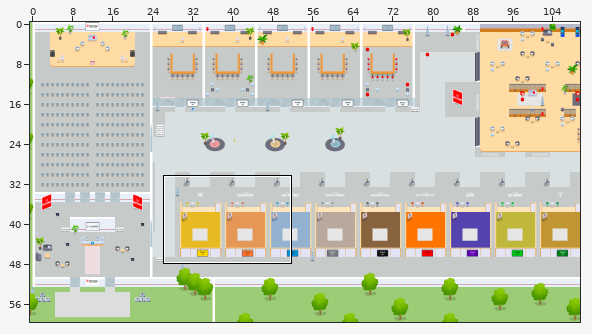
Two states of a Tiled map (JSON), map.tmj. The first picture is a wide view before the edit; the outline marks the close-up.
Close-up. Before the commit:
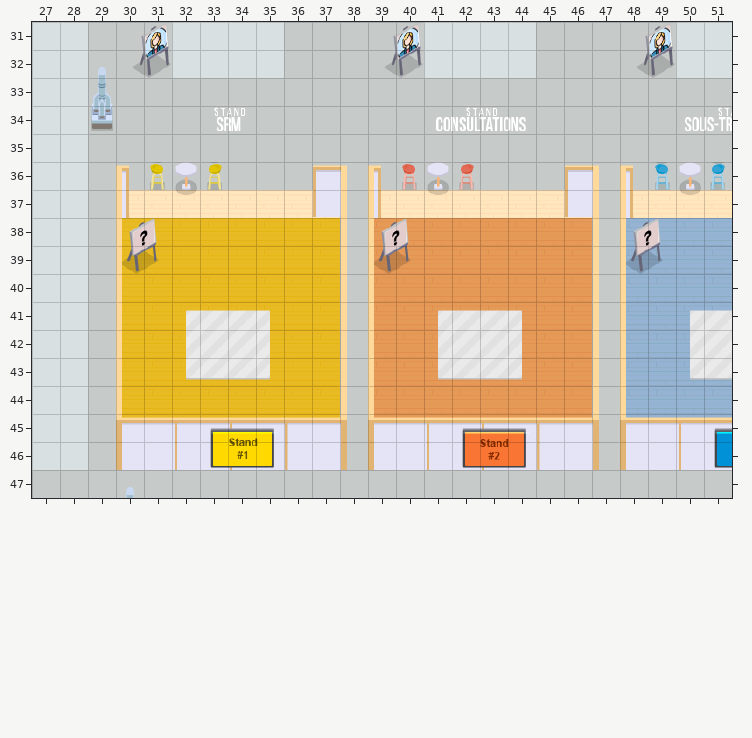
Cells are 32x32 px. Shown: x 27..51, y 31..47. The commit also changed other parts of the map, which this record leaves out.
After:
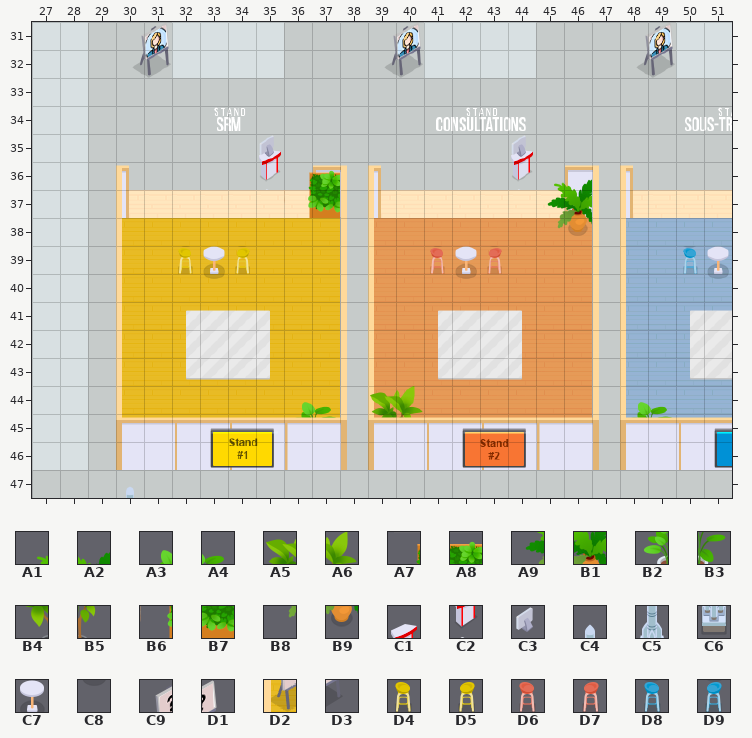
Key: from "Flat_Office": A1 23, A2 24, A3 26, A4 27, A5 28, A6 29, A7 76, A8 77, A9 87, B1 88, B2 90, B3 91, B4 92, B5 93, B6 140, B7 141, B8 151, B9 152, C1 210 flipped left-right, C2 274 flipped left-right, C3 339 flipped left-right, C4 348, C5 412, C6 476, C7 771, C8 835, C9 913, D1 914, D2 977, D3 978, D4 2944, D5 2944 flipped left-right, D6 2947, D7 2947 flipped left-right, D8 2950, D9 2950 flipped left-right.
__ is an empty cell.
See-through tiles are keyed as they look on the map.
Changes in this commit:
Layer "floor/floor2":
y 36: x 32 C7 -> __; x 41 C7 -> __; x 50 C7 -> __
y 37: x 32 C8 -> __; x 41 C8 -> __; x 50 C8 -> __
y 39: x 30..31 D2 D3 -> __ __; x 33 __ -> C7; x 39..40 D2 D3 -> __ __; x 42 __ -> C7; x 48..49 D2 D3 -> __ __; x 51 __ -> C7
y 40: x 33 __ -> C8; x 42 __ -> C8; x 51 __ -> C8
Layer "furniture/furniture1":
y 36: x 31 D4 -> __; x 33 D5 -> __; x 35 __ -> C2; x 40 D6 -> __; x 42 D7 -> __; x 44 __ -> C2; x 49 D8 -> __; x 51 D9 -> __
y 39: x 32 __ -> D4; x 34 __ -> D5; x 41 __ -> D6; x 43 __ -> D7; x 50 __ -> D8
Layer "furniture/furniture3":
y 34: x 29 C6 -> __
Layer "above/above0":
y 32: x 29 C4 -> __
y 33: x 29 C5 -> __
y 35: x 35 __ -> C1; x 44 __ -> C1
y 38: x 30..31 C9 D1 -> __ __; x 39..40 C9 D1 -> __ __; x 48..49 C9 D1 -> __ __
y 44: x 36..37 __ __ -> A3 A4; x 39..40 __ __ -> A5 A6; x 48..49 __ __ -> A3 A4
y 45: x 36..37 __ __ -> B2 B3; x 39..40 __ __ -> B4 B5; x 48..49 __ __ -> B2 B3
Layer "above/above1":
y 35: x 35 __ -> C3; x 44 __ -> C3
Layer "above/above3":
y 36: x 36..37 __ __ -> A7 A8; x 45..46 __ __ -> A1 A2
y 37: x 36..37 __ __ -> B6 B7; x 45..46 __ __ -> A9 B1
y 38: x 45..46 __ __ -> B8 B9
